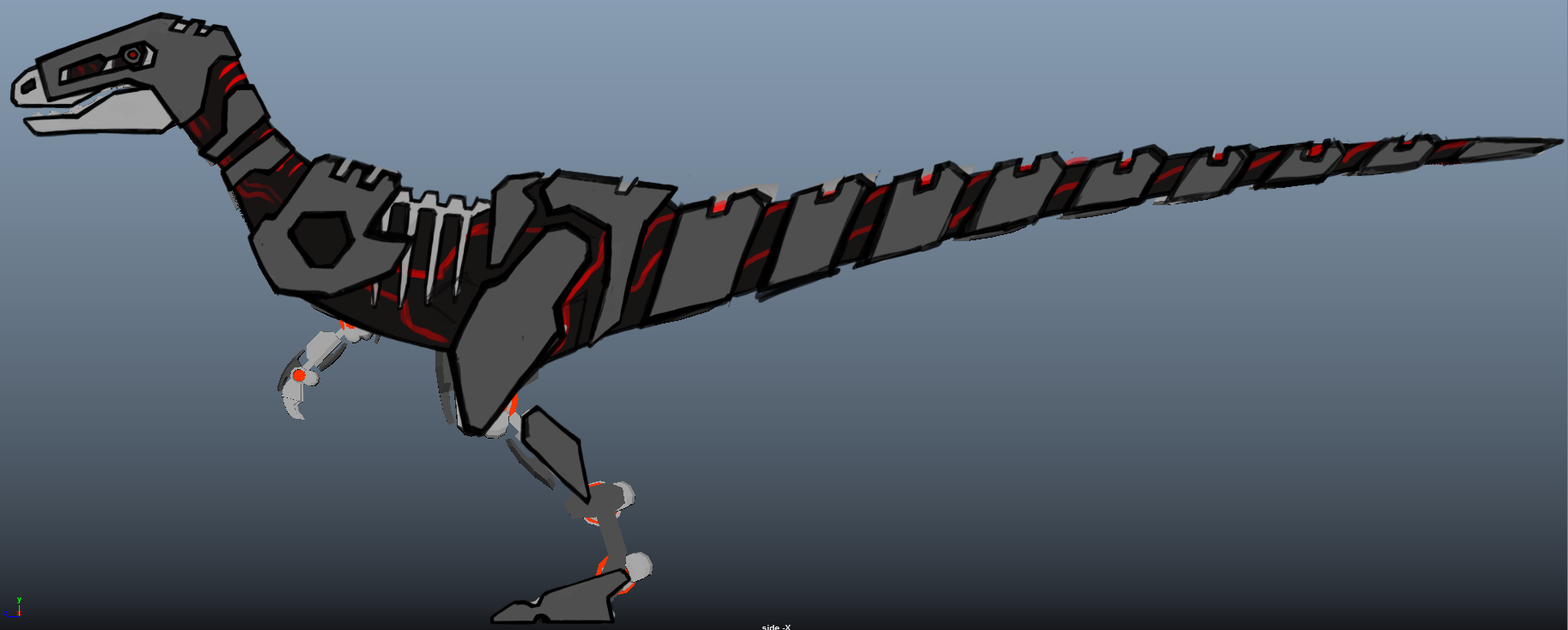
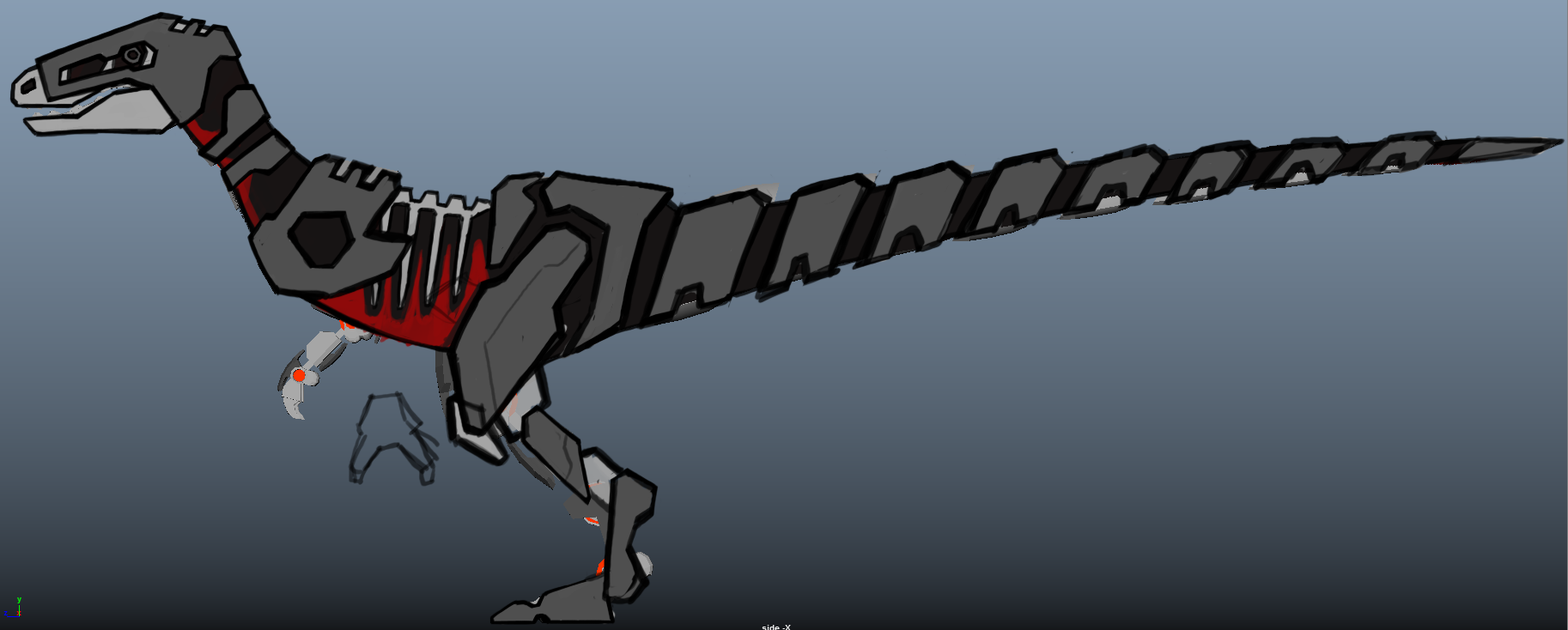
Layers edited between the first and the second 1568px x 630px image:
painted on "Armor Plate Outline" over [346, 128, 1439, 606]
painted on "Armor Plate Fill" over [558, 141, 1417, 602]
painted on "Secondary Armor Outline" over [445, 206, 733, 517]
painted on "Secondary Armor Fill" over [449, 137, 1423, 506]
hid "Layer 3" over [76, 49, 1471, 359]
painted on "Inner Fill" over [185, 109, 491, 351]
